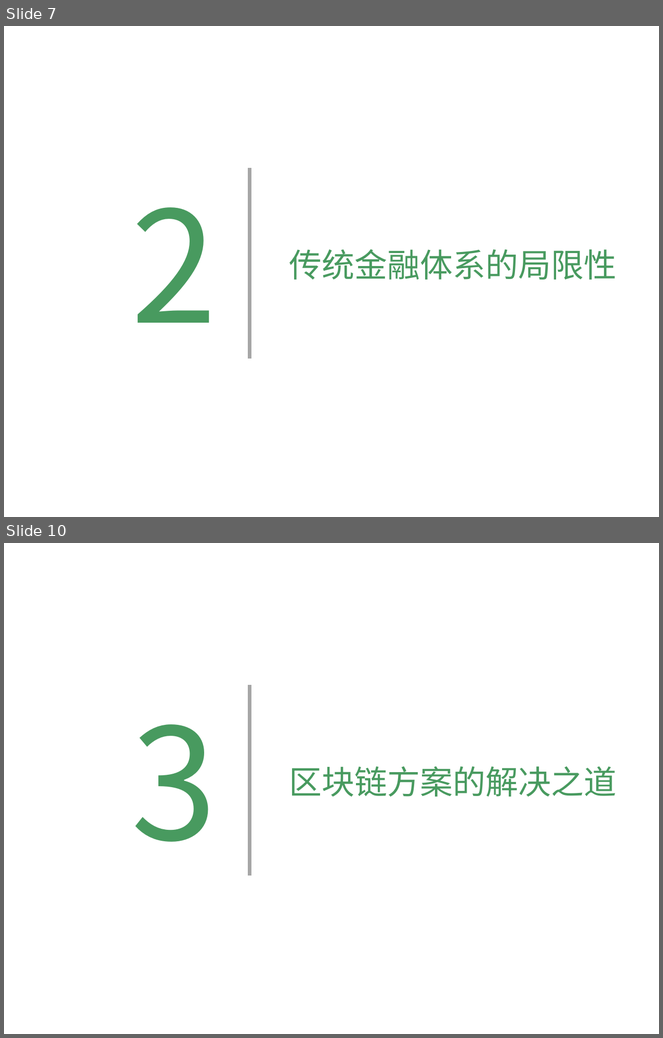
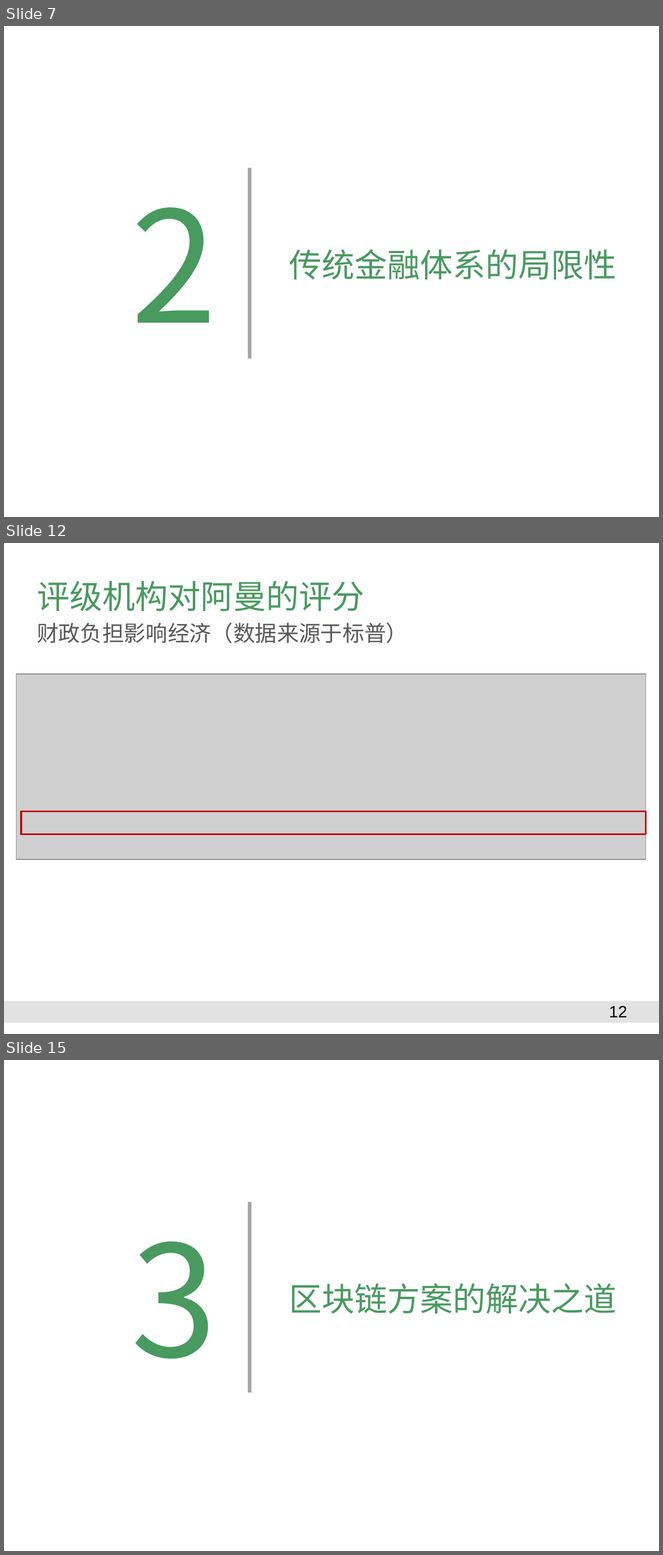
Before and after one commit to Catfeeds/DOC, a slide deck: 阿曼/proposal for Oman.pptx. Shown one above the other, each under a label of ours: slides 7 and 10 before the commit, slides 7, 12 and 15 after it; the slides between them are not shown. The pictures are 663x1038 and 663x1555 pixels, drawn with LibreOffice and Linux fonts; fonts in the diff are those of the drawing; grey boxes stand for pictures; background and template pictures are left out. Boxes give left, top, right and bottom in pixels: in the first picture for what was removed or moved away, otherwise in the second. Text is boxed around its words. In the diff, an @@ line names an element or a change of style, - is before the commit and + after.

```diff
--- a/阿曼/proposal for Oman.pptx
+++ b/阿曼/proposal for Oman.pptx
@@ slide 12 added at (x1=4, y1=543, x2=659, y2=1034), background #FFFFFF @@
@@ title added at (x1=37, y1=581, x2=365, y2=611), 36 pt, text #489A5F @@
+评级机构对阿曼的评分
@@ text added at (x1=37, y1=623, x2=408, y2=643), 24 pt, text #595959 @@
+财政负担影响经济（数据来源于标普）
@@ picture added at (x1=16, y1=674, x2=646, y2=860) @@
@@ rectangle added at (x1=21, y1=812, x2=646, y2=835), outline #C00000 2 pt @@
@@ rectangle added at (x1=4, y1=1002, x2=659, y2=1023), fill #E2E2E2 @@
@@ page number added at (x1=609, y1=1006, x2=627, y2=1018), 18 pt, text #000000 @@
+12
@@ what was slide 10 is now slide 15 @@
```
Also in this commit, not shown: 3 slides changed, 7 other slides added, 1 slide removed, 4 other files.
